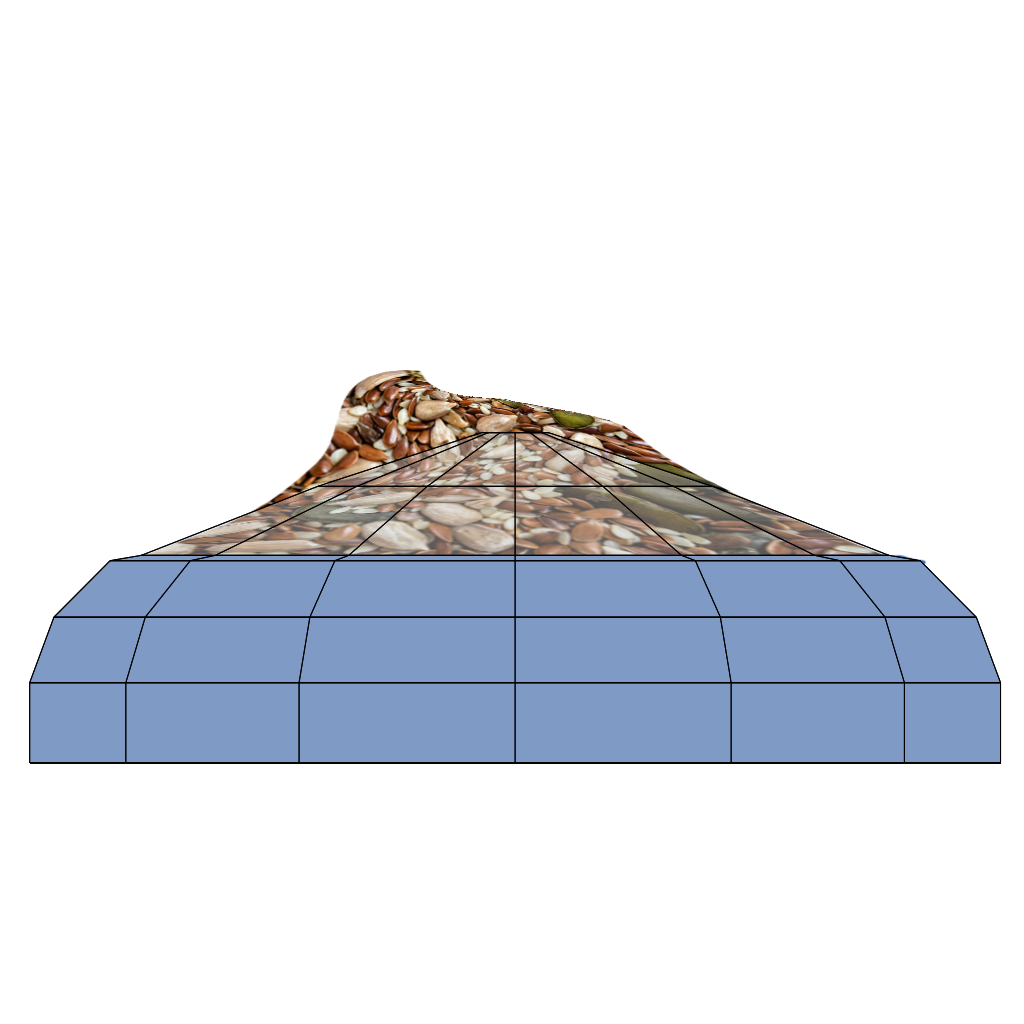
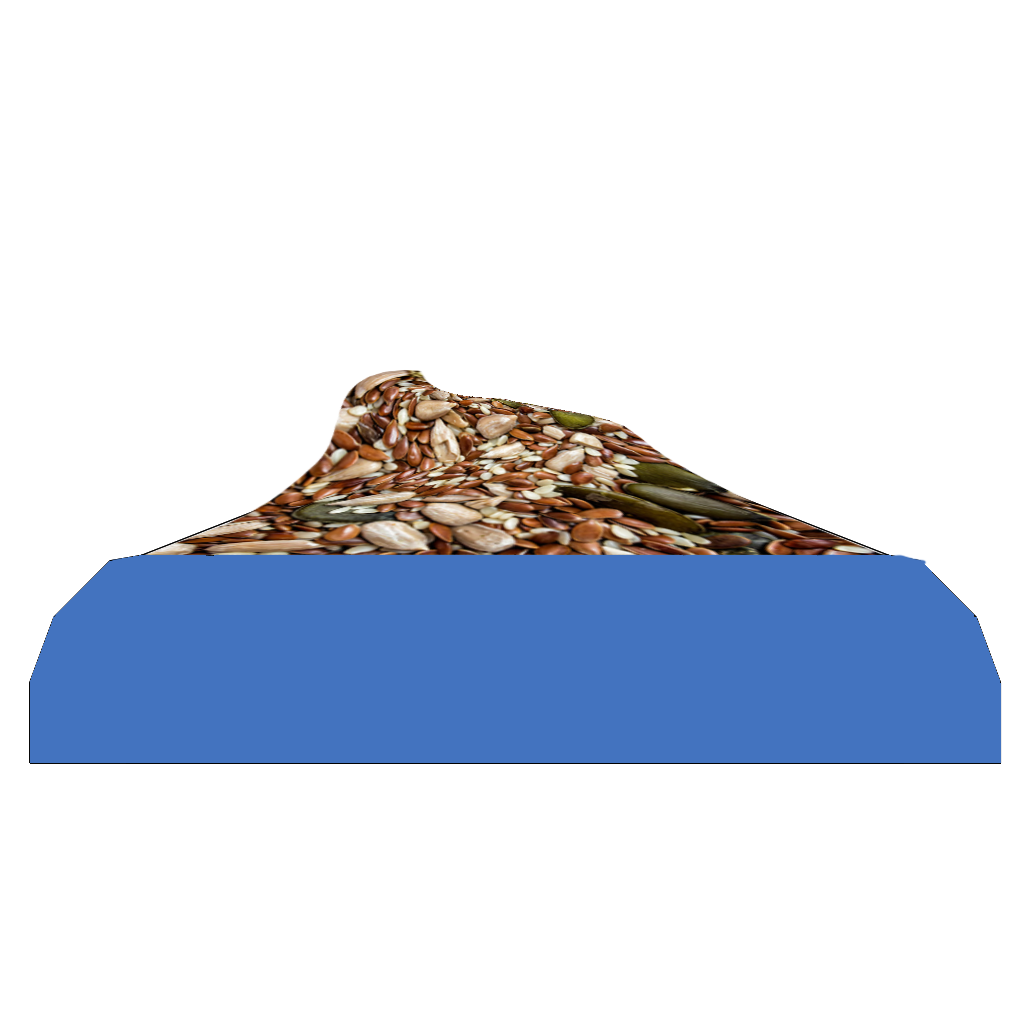
The second 1024×1024 image is a revision of the first. Changes to its layers:
moved "Uv" below "FoodTextture" over [30, 432, 1001, 763]
